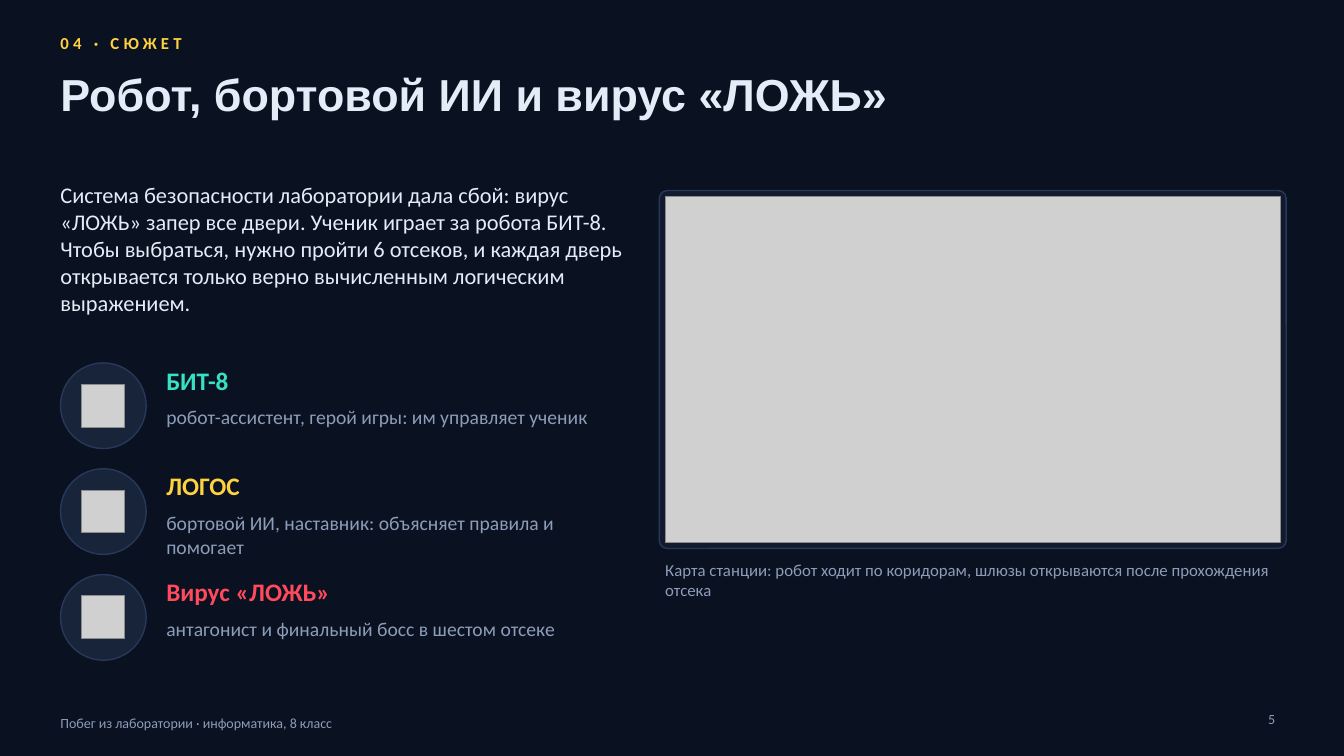
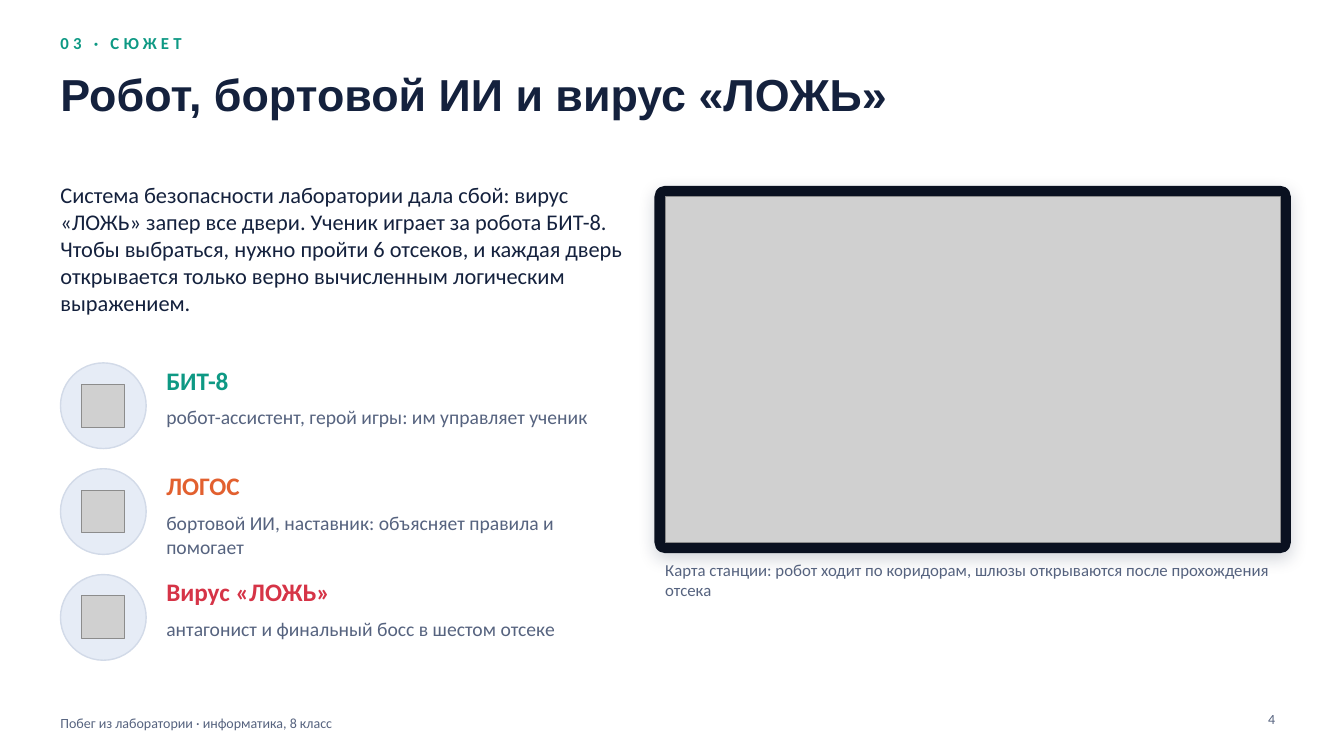
Before and after one commit to galiyabanum/logical, a slide deck: slide 4 of docs/Побег_из_лаборатории_презентация.pptx (slide 5 before the commit). Drawn at 1344x756 pixels with LibreOffice and Linux fonts; fonts in the diff are those of the drawing; grey boxes stand for pictures. Boxes give left, top, right and bottom in pixels: in the first picture for what was removed or moved away, otherwise in the second. Text is boxed around its words. In the diff, an @@ line names an element or a change of style, - is before the commit and + after.

```diff
--- a/docs/Побег_из_лаборатории_презентация.pptx
+++ b/docs/Побег_из_лаборатории_презентация.pptx
@@ background #0A1120 to #FFFFFF @@
@@ text at (60,38,181,49): text changed; text colour #FFD23F to #0E9984 @@
-04 · СЮЖЕТ
+03 · СЮЖЕТ
@@ title "Робот, бортовой ИИ и вирус ..." at (60,77,887,120): text colour #E4ECF7 to #14213D @@
@@ text "Система безопасности лаборатории дала сбой: ..." at (60,187,621,315): text colour #E4ECF7 to #14213D @@
@@ rounded rectangle: place and size @@
-rounded rectangle at (659,191,1287,548)
+rounded rectangle at (655,187,1291,553)
@@ rounded rectangle at (655,187,1291,553): fill #111B2D to #0A1120; outline #28385A 1 pt to #0A1120 1 pt; shadow on; proportions changed @@
@@ text "БИТ-8" at (166,372,228,390): text colour #36E2C4 to #0E9984 @@
@@ text "ЛОГОС" at (166,478,239,495): text colour #FFD23F to #E2602F @@
@@ fill #18243A to #E6ECF6; outline #28385A 1 pt to #D2DAE8 1 pt in 3 elements at (60,363,146,449), (60,469,146,555), (60,575,146,660) @@
@@ text "Вирус «ЛОЖЬ»" at (166,584,330,605): text colour #FF4A5D to #D63447 @@
@@ text colour #8D9DB9 to #56637F in 5 elements at (166,410,587,427), (166,516,554,554), (166,622,555,639), (665,564,1269,596), (60,718,332,730) @@
@@ page number at (1268,715,1275,724): text changed; text colour #8D9DB9 to #56637F @@
-5
+4
```
Also in this commit, not shown: 11 other slides changed, 5 slides removed, 1 other file.
